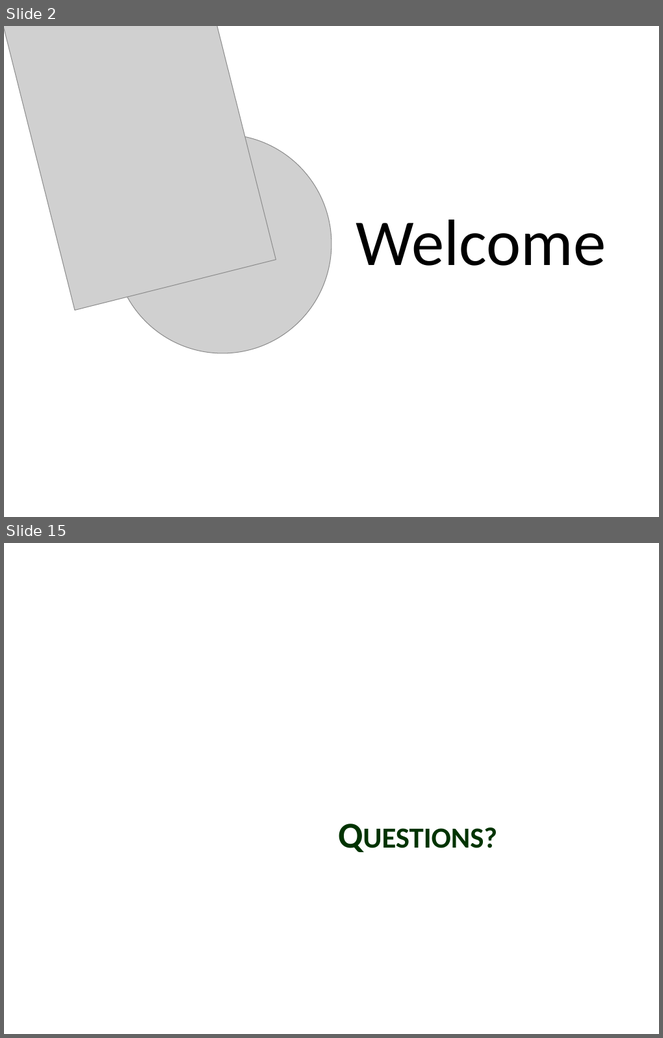
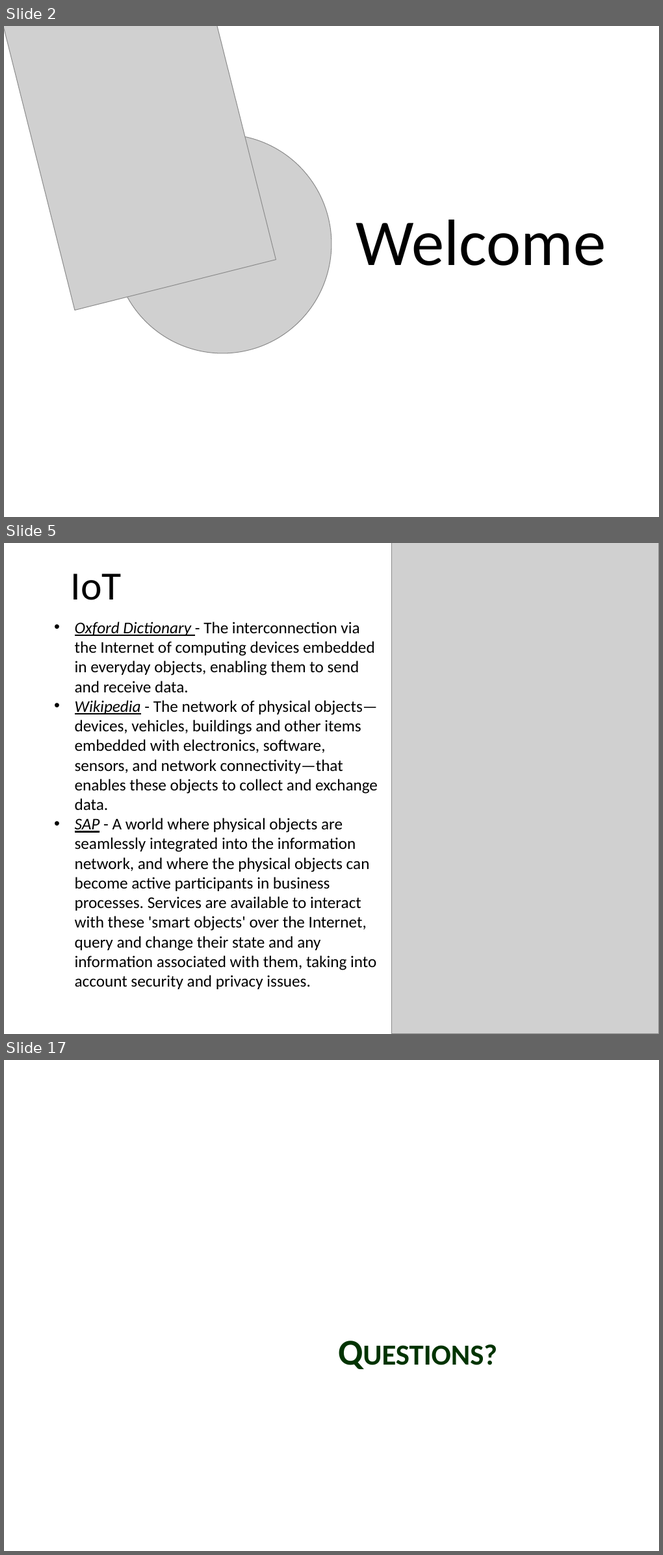
Before and after one commit to GaurG/IoT, a slide deck: IoT.pptx. Shown one above the other, each under a label of ours: slides 2 and 15 before the commit, slides 2, 5 and 17 after it; the slides between them are not shown. The pictures are 663x1038 and 663x1555 pixels, drawn with LibreOffice and Linux fonts; fonts in the diff are those of the drawing; grey boxes stand for pictures; background and template pictures are left out. Boxes give left, top, right and bottom in pixels: in the first picture for what was removed or moved away, otherwise in the second. Text is boxed around its words. In the diff, an @@ line names an element or a change of style, - is before the commit and + after.

```diff
--- a/IoT.pptx
+++ b/IoT.pptx
@@ slide 5 added at <box>4,543,659,1034</box>, background picture (left out) @@
@@ picture added at <box>392,543,659,1034</box> @@
@@ title added at <box>71,574,122,600</box>, 44 pt, text #000000 @@
+IoT
@@ text added at <box>75,622,378,990</box>, 18 pt, text #000000 @@
+• Oxford Dictionary - The interconnection via the Internet of computing devices embedded in everyday objects, enabling them to send and receive data.
+• Wikipedia - The network of physical objects—devices, vehicles, buildings and other items embedded with electronics, software, sensors, and network connectivity—that enables these objects to collect and exchange data.
+• SAP - A world where physical objects are seamlessly integrated into the information network, and where the physical objects can become active participants in business processes. Services are available to interact with these 'smart objects' over the Internet, query and change their state and any information associated with them, taking into account security and privacy issues.
@@ what was slide 15 is now slide 17 @@
```
Also in this commit, not shown: 2 slides changed, 12 other slides added, 11 slides removed, 1 other file.
